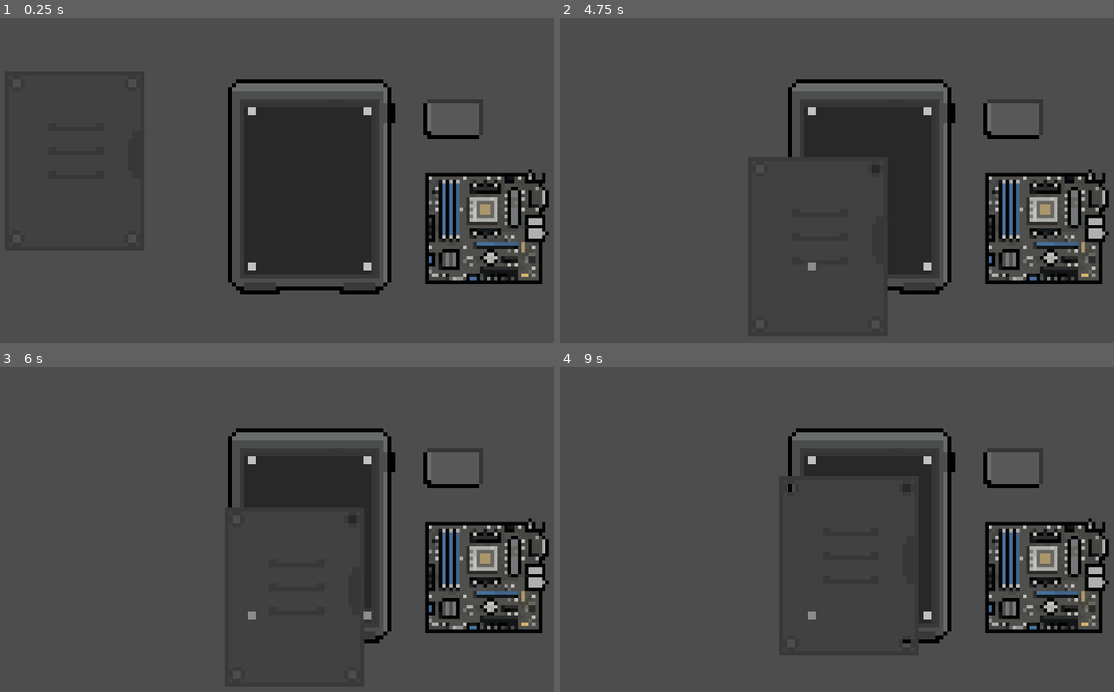
Above: before the commit, frames 1-4 (two rows, left to right).
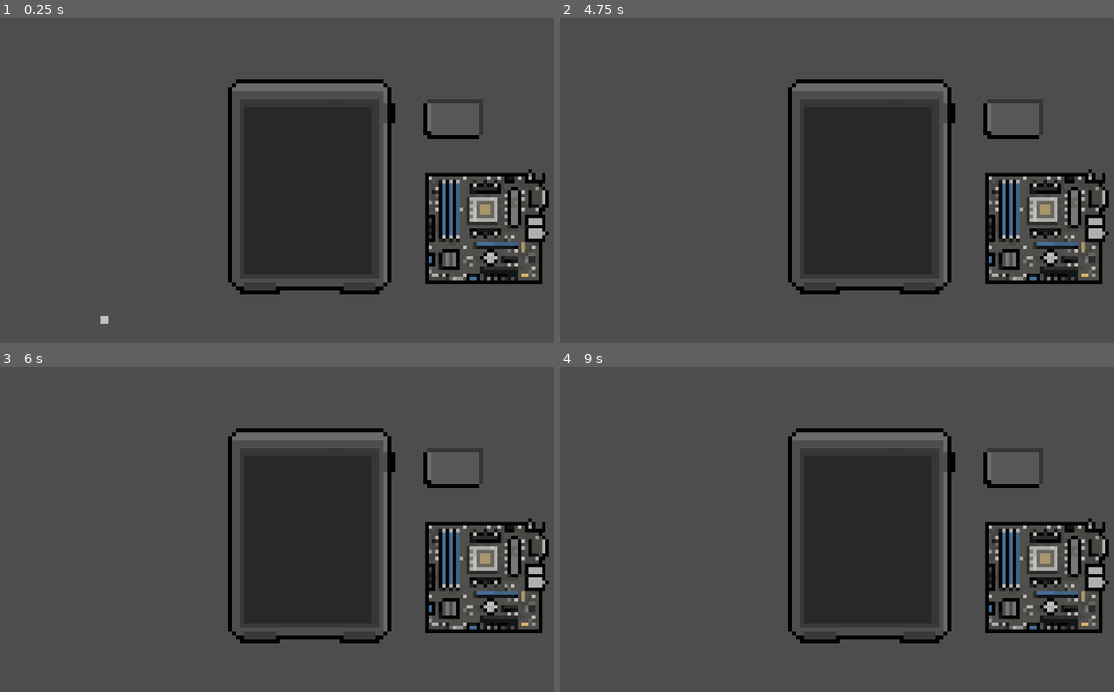
Above: after the commit, the same moments.

Repository: Raikosuu/Full-Tech-Panic_Public
Game: Godot game, scene res://scenes/minigame_1_v_2.tscn
The game is run twice, just before and just after one commit, with the same random seed, the same clock (stepped at 60 frames per second) and the same inputs. This scene is started directly instead of the project's main scene.
Inputs (mouse positions are in pixels of both pictures, inside the frame that each line leads up to):
- Up to frame 1 (0.25 s): no input
- Up to frame 2 (4.75 s): tap Enter at 0.5, 2, 3.5 s; move the mouse to (1014, 161) at 0.52 s; hold D (move_right) 0.53-1.25 s; click (1014, 161) at 0.67 s; tap Space at 1.25, 2.75, 4.25 s; drag from (742, 196) to (909, 118) at 1.27 s; move the mouse to (936, 99) at 2.02 s; hold D (move_right) 2.03-2.75 s; click (936, 99) at 2.17 s; drag from (842, 252) to (809, 112) at 2.77 s; move the mouse to (1064, 232) at 3.52 s; hold A (move_left) 3.53-4.25 s; click (1064, 232) at 3.67 s; drag from (681, 125) to (870, 216) at 4.27 s
- Up to frame 3 (6 s): move the mouse to (343, 529) at 5.02 s; hold S (move_down) 5.03-5.75 s; click (343, 529) at 5.17 s; drag from (216, 438) to (365, 461) at 5.77 s
- Up to frame 4 (9 s): move the mouse to (1014, 510) at 6.52 s; hold W (move_up) 6.53-7.25 s; click (1014, 510) at 6.67 s; drag from (742, 545) to (925, 614) at 7.27 s; move the mouse to (936, 448) at 8.02 s; hold S (move_down) 8.03-8.75 s; click (936, 448) at 8.17 s; drag from (842, 601) to (809, 461) at 8.77 s

The runs differ from the first frame. In frame 1, 0.2% of the frame differs, in the area x 18-68%, y 27-95%; in frame 2, 4.8%; in frame 3, 6.9%; in frame 4, 8.6%, in the area x 41-68%, y 27-86%.

Commit message:
Revert "made all screws in the panel"
This reverts commit e18b9b2ad0d0b0c4e74e1f0a6213465515eaeeee.

Diff:
--- a/scenes/minigame_1_v_2.tscn
+++ b/scenes/minigame_1_v_2.tscn
@@ -6,7 +6,7 @@
 [ext_resource type="PackedScene" uid="uid://duno78x0srmi8" path="res://scenes/su_battery.tscn" id="3_ebvq3"]
 [ext_resource type="PackedScene" uid="uid://bhph80goxwfn5" path="res://scenes/snap_zone.tscn" id="4_cn6rf"]
 [ext_resource type="Script" uid="uid://mxawbst031b8" path="res://scripts/BATTERYscript.gd" id="5_fpq7e"]
-[ext_resource type="PackedScene" uid="uid://bcg8ruhd4vc5n" path="res://scenes/su_panel.tscn" id="8_s7b8k"]
+[ext_resource type="PackedScene" uid="uid://ccxttvxg0gs8" path="res://scenes/screws.tscn" id="7_s6qws"]
 
 [node name="Minigame1_v2" type="Node2D"]
 
@@ -36,5 +36,7 @@
 accepted_components = Array[NodePath]([NodePath("../../MoBo")])
 accepted_type = "MOBO"
 
-[node name="SU_panel" parent="." instance=ExtResource("8_s7b8k")]
-position = Vector2(-59, -7)
+[node name="Screws" type="Node2D" parent="."]
+
+[node name="Screws" parent="Screws" instance=ExtResource("7_s6qws")]
+position = Vector2(-52, 7)
--- a/scenes/screws.tscn
+++ b/scenes/screws.tscn
@@ -1,13 +1,11 @@
-[gd_scene load_steps=4 format=3 uid="uid://ccxttvxg0gs8"]
+[gd_scene load_steps=3 format=3 uid="uid://ccxttvxg0gs8"]
 
 [ext_resource type="Texture2D" uid="uid://ed782i1hjv0p" path="res://assets/Computer parts/SystemUnit/SU_Screw.png" id="1_ktxl3"]
-[ext_resource type="Script" uid="uid://dsk6yyxikucek" path="res://scripts/screws.gd" id="1_x8gdb"]
 
 [sub_resource type="RectangleShape2D" id="RectangleShape2D_x8gdb"]
 size = Vector2(2, 2)
 
 [node name="Screws" type="RigidBody2D"]
-script = ExtResource("1_x8gdb")
 
 [node name="SuScrew" type="Sprite2D" parent="."]
 texture = ExtResource("1_ktxl3")
--- a/scenes/su_panel.tscn
+++ b/scenes/su_panel.tscn
@@ -1,16 +1,12 @@
-[gd_scene load_steps=6 format=3 uid="uid://bcg8ruhd4vc5n"]
+[gd_scene load_steps=3 format=3 uid="uid://bcg8ruhd4vc5n"]
 
-[ext_resource type="Script" uid="uid://eylnd6gf1gvm" path="res://scripts/panel.gd" id="1_adlao"]
 [ext_resource type="Texture2D" uid="uid://ch5wvsfuxxk8l" path="res://assets/Computer parts/SystemUnit/SU_Panel.png" id="1_g5wu7"]
-[ext_resource type="PackedScene" uid="uid://ccxttvxg0gs8" path="res://scenes/screws.tscn" id="2_adlao"]
-[ext_resource type="PackedScene" uid="uid://bhph80goxwfn5" path="res://scenes/snap_zone.tscn" id="4_uw3r2"]
 
 [sub_resource type="RectangleShape2D" id="RectangleShape2D_adlao"]
 size = Vector2(35, 45)
 
 [node name="SU_panel" type="RigidBody2D"]
 lock_rotation = true
-script = ExtResource("1_adlao")
 
 [node name="Sprite2D" type="Sprite2D" parent="."]
 texture = ExtResource("1_g5wu7")
@@ -18,33 +14,3 @@
 [node name="CollisionShape2D" type="CollisionShape2D" parent="."]
 position = Vector2(-0.5, 2.5)
 shape = SubResource("RectangleShape2D_adlao")
-
-[node name="screws" type="Node2D" parent="."]
-
-[node name="Screws" parent="screws" instance=ExtResource("2_adlao")]
-position = Vector2(-15, -17)
-
-[node name="snapzone" parent="screws/Screws" instance=ExtResource("4_uw3r2")]
-scale = Vector2(0.1, 0.1)
-accepted_components = Array[NodePath]([NodePath("..")])
-
-[node name="Screws2" parent="screws" instance=ExtResource("2_adlao")]
-position = Vector2(14, -17)
-
-[node name="snapzone" parent="screws/Screws2" instance=ExtResource("4_uw3r2")]
-scale = Vector2(0.1, 0.1)
-accepted_components = Array[NodePath]([NodePath("..")])
-
-[node name="Screws3" parent="screws" instance=ExtResource("2_adlao")]
-position = Vector2(-15, 22)
-
-[node name="snapzone" parent="screws/Screws3" instance=ExtResource("4_uw3r2")]
-scale = Vector2(0.1, 0.1)
-accepted_components = Array[NodePath]([NodePath("..")])
-
-[node name="Screws4" parent="screws" instance=ExtResource("2_adlao")]
-position = Vector2(14, 22)
-
-[node name="snapzone" parent="screws/Screws4" instance=ExtResource("4_uw3r2")]
-scale = Vector2(0.1, 0.1)
-accepted_components = Array[NodePath]([NodePath("..")])
--- a/scripts/panel.gd
+++ /dev/null
@@ -1,33 +0,0 @@
-extends "res://scripts/drag_cont.gd"
-
-func _ready() -> void:
-	freeze = true
-	gravity_scale = 0
-	_disable_screw_snap_zones()
-	for screw in $screws.get_children():
-		screw.screwed_off.connect(_on_screw_removed)
-		screw.snap_zone = screw.get_node("SnapZone")
-
-func _on_screw_removed() -> void:
-	var removed_count = 0
-	for screw in $screws.get_children():
-		if screw.is_removed:
-			removed_count += 1
-	if removed_count >= $screws.get_child_count():
-		freeze = false
-	else:
-		freeze = true
-
-func _disable_screw_snap_zones() -> void:
-	for screw in $screws.get_children():
-		var sz = screw.get_node_or_null("SnapZone")
-		if sz:
-			sz.monitoring = false
-			sz.monitorable = false
-
-func enable_screw_snap_zones() -> void:
-	for screw in $screws.get_children():
-		var sz = screw.get_node_or_null("SnapZone")
-		if sz:
-			sz.monitoring = true
-			sz.monitorable = true
--- a/scripts/screws.gd
+++ /dev/null
@@ -1,111 +0,0 @@
-extends RigidBody2D
-
-signal screwed_off
-
-var is_removed: bool = false
-var is_grabbed: bool = false
-var touch_index: int = -1
-var drag_offset: Vector2 = Vector2.ZERO
-var snapped: bool = true
-var _snap_target: Vector2 = Vector2.ZERO
-var snap_zone: Area2D = null
-
-func _ready() -> void:
-	# Collision conflict resolver
-	top_level = true  # makes it ignore parent transform for physics
-	_snap_target = global_position
-	freeze = true
-	gravity_scale = 0
-
-	_snap_target = global_position
-	freeze = true
-	gravity_scale = 0
-
-
-func _process(_delta: float) -> void:
-	if snapped:
-		global_position = _snap_target
-		return
-	if is_grabbed:
-		var still_held: bool = false
-		if touch_index == -1:
-			still_held = Input.is_mouse_button_pressed(MOUSE_BUTTON_LEFT)
-		else:
-			still_held = true
-		if not still_held:
-			_release()
-			return
-		var target_pos: Vector2
-		if touch_index == -1:
-			target_pos = get_global_mouse_position() - drag_offset
-		else:
-			target_pos = get_viewport().get_touch_position(touch_index) - drag_offset
-		linear_velocity = (target_pos - global_position) * 15
-
-func _input(event: InputEvent) -> void:
-	if not is_removed:
-		if event is InputEventMouseButton and event.button_index == MOUSE_BUTTON_LEFT and event.pressed:
-			if _is_point_inside(to_local(get_global_mouse_position())):
-				_pop_off()
-		elif event is InputEventScreenTouch and event.pressed:
-			if _is_point_inside(to_local(event.position)):
-				_pop_off()
-		return
-
-	if snapped:
-		return
-	if event is InputEventMouseButton and event.button_index == MOUSE_BUTTON_LEFT and touch_index == -1:
-		if event.pressed:
-			if _is_point_inside(to_local(get_global_mouse_position())):
-				drag_offset = to_local(get_global_mouse_position())
-				_grab()
-	elif event is InputEventScreenTouch:
-		if event.pressed and not is_grabbed:
-			if _is_point_inside(to_local(event.position)):
-				touch_index = event.index
-				drag_offset = to_local(event.position)
-				_grab()
-		elif not event.pressed and event.index == touch_index:
-			touch_index = -1
-			_release()
-
-func _pop_off() -> void:
-	is_removed = true
-	snapped = false
-	freeze = false
-	gravity_scale = 0
-	emit_signal("screwed_off")
-
-func _grab() -> void:
-	is_grabbed = true
-	gravity_scale = 0
-	linear_velocity = Vector2.ZERO
-
-func _release() -> void:
-	is_grabbed = false
-	if snap_zone and snap_zone.get_overlapping_bodies().has(self):
-		snap(_snap_target)
-	else:
-		gravity_scale = 0
-
-func snap(target_position: Vector2) -> void:
-	snapped = true
-	is_grabbed = false
-	is_removed = false
-	linear_velocity = Vector2.ZERO
-	gravity_scale = 0
-	freeze_mode = RigidBody2D.FREEZE_MODE_KINEMATIC
-	freeze = true
-	_snap_target = target_position
-	global_position = _snap_target
-	emit_signal("screwed_off")
-
-func _is_point_inside(local_pos: Vector2) -> bool:
-	for child in get_children():
-		if child is CollisionShape2D and child.shape:
-			var shape = child.shape
-			if shape is CircleShape2D:
-				return local_pos.length() <= shape.radius
-			elif shape is RectangleShape2D:
-				return Rect2(-shape.size / 2, shape.size).has_point(local_pos)
-	return false
Not shown, removed: scripts/panel.gd.uid
Not shown, removed: scripts/screws.gd.uid
